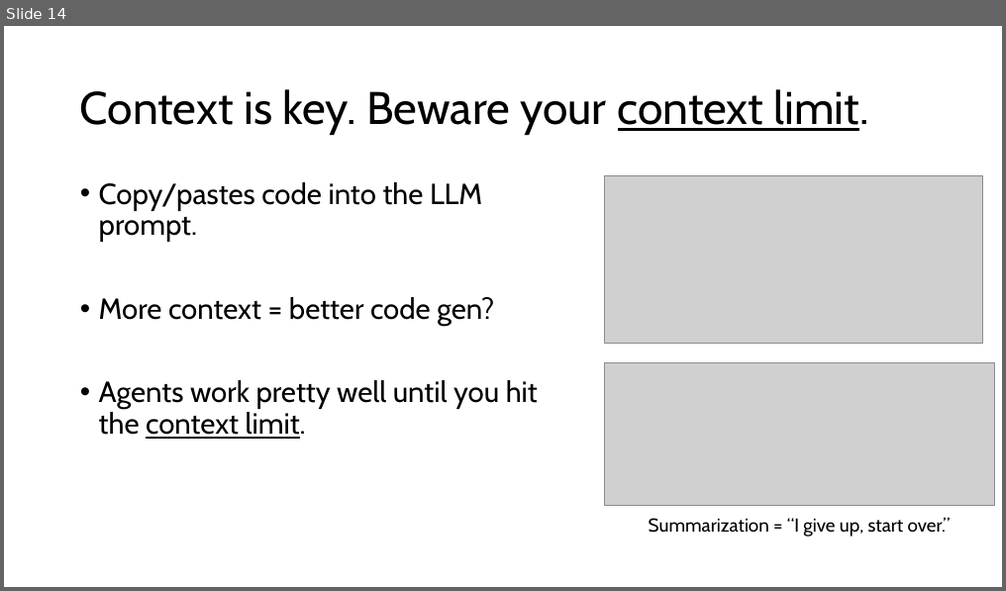
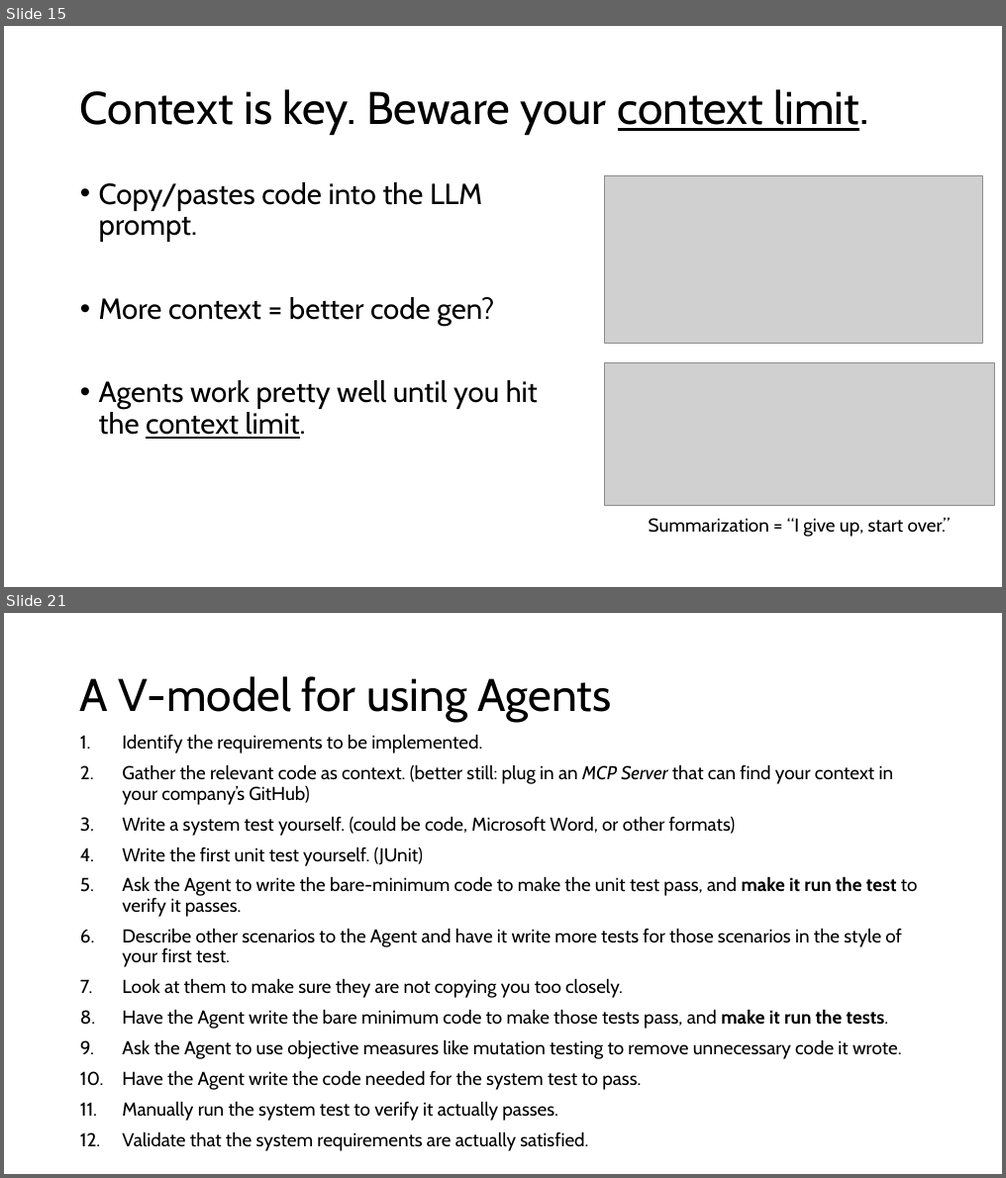
Before and after one commit to RHIT-southfej/csse290-ai, a slide deck: ClassMaterials/Week5/Agent Mode.pptx. Shown one above the other, each under a label of ours: slide 14 before the commit, slides 15 and 21 after it; the slides between them are not shown. The pictures are 1006x591 and 1006x1178 pixels, drawn with LibreOffice and Linux fonts; fonts in the diff are those of the drawing; grey boxes stand for pictures. Boxes give left, top, right and bottom in pixels: in the first picture for what was removed or moved away, otherwise in the second. Text is boxed around its words. In the diff, an @@ line names an element or a change of style, - is before the commit and + after.

```diff
--- a/ClassMaterials/Week5/Agent Mode.pptx
+++ b/ClassMaterials/Week5/Agent Mode.pptx
@@ slide 21 added at bbox=[4, 613, 1002, 1174], background #FFFFFF @@
@@ title added at bbox=[80, 676, 612, 722], 44 pt, text #000000 @@
+A V-model for using Agents
@@ text added at bbox=[122, 734, 918, 1152], 18 pt, text #000000 @@
+1. Identify the requirements to be implemented.
+2. Gather the relevant code as context. (better still: plug in an MCP Server that can find your context in your company’s GitHub)
+3. Write a system test yourself. (could be code, Microsoft Word, or other formats)
+4. Write the first unit test yourself. (JUnit)
+5. Ask the Agent to write the bare-minimum code to make the unit test pass, and make it run the test to verify it passes.
+6. Describe other scenarios to the Agent and have it write more tests for those scenarios in the style of your first test.
+7. Look at them to make sure they are not copying you too closely.
+8. Have the Agent write the bare minimum code to make those tests pass, and make it run the tests.
+9. Ask the Agent to use objective measures like mutation testing to remove unnecessary code it wrote.
+10. Have the Agent write the code needed for the system test to pass.
+11. Manually run the system test to verify it actually passes.
+12. Validate that the system requirements are actually satisfied.
@@ what was slide 14 is now slide 15 @@
```
Also in this commit, not shown: 11 slides changed, 2 other slides added.
